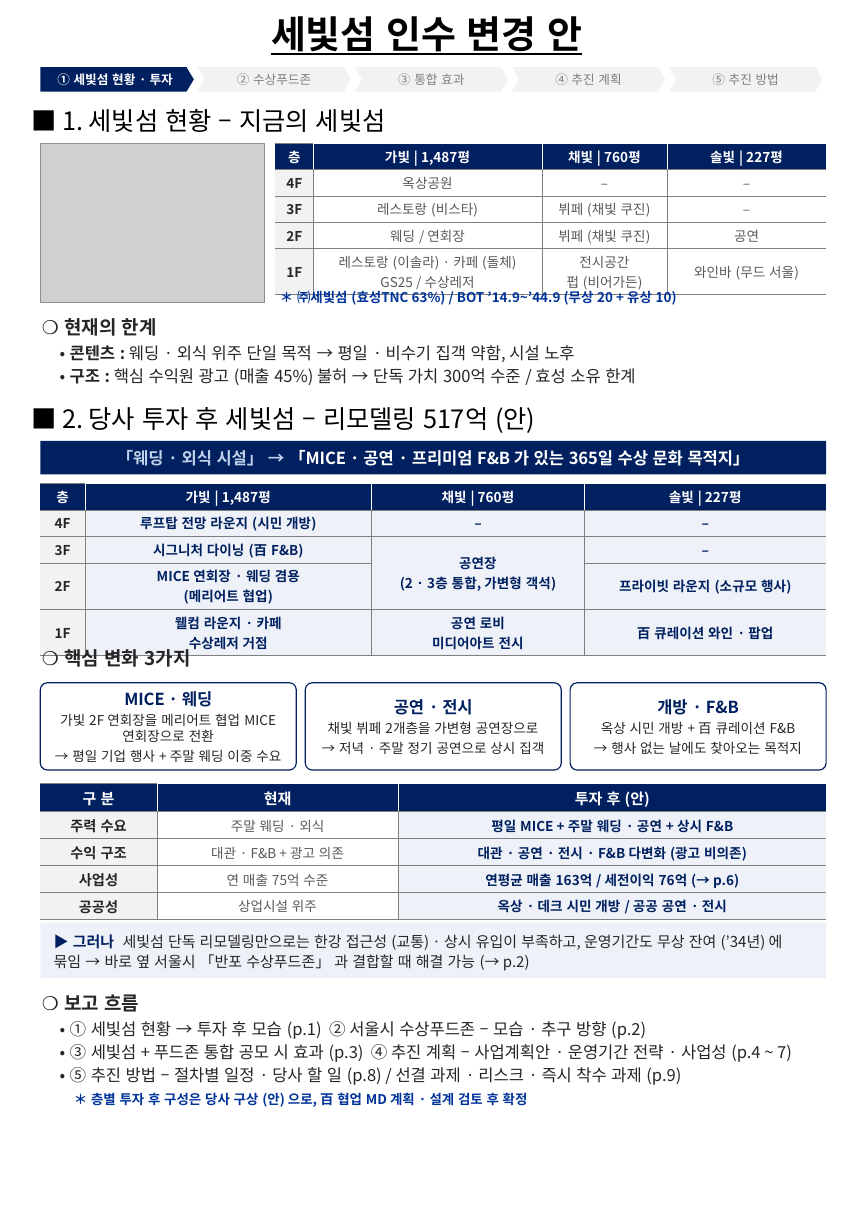
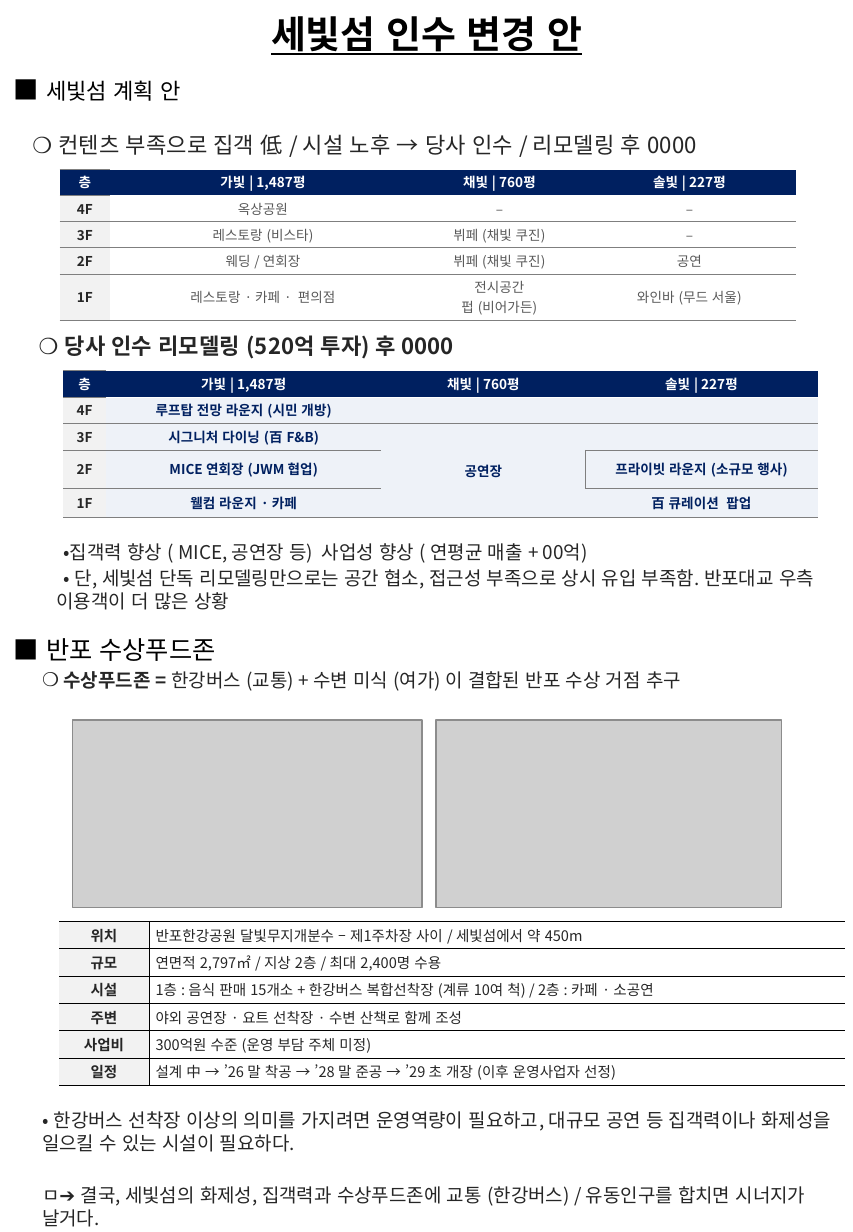
Before and after one commit to ukyung8822/test1, a slide deck: slide 1 of 세빛섬_인수변경안_보완.pptx. Drawn at 853x1232 pixels with LibreOffice and Linux fonts; fonts in the diff are those of the drawing; grey boxes stand for pictures; background and template pictures are left out. Boxes give left, top, right and bottom in pixels: in the first picture for what was removed or moved away, otherwise in the second. Text is boxed around its words. In the diff, an @@ line names an element or a change of style, - is before the commit and + after.

```diff
--- a/세빛섬_인수변경안_보완.pptx
+++ b/세빛섬_인수변경안_보완.pptx
@@ pentagon arrow removed at (40, 67, 193, 92) @@
-① 세빛섬 현황 · 투자
@@ text at (42, 80, 831, 1227): text changed; size 16 to 12 pt; text colour #000000 to #262626 @@
-■ 1. 세빛섬 현황 – 지금의 세빛섬
+■ 세빛섬 계획 안
+❍ 컨텐츠 부족으로 집객 低 / 시설 노후 → 당사 인수 / 리모델링 후 0000
+❍ 당사 인수 리모델링 (520억 투자) 후 0000
+•집객력 향상 ( MICE, 공연장 등) 사업성 향상 ( 연평균 매출 + 00억)
+• 단, 세빛섬 단독 리모델링만으로는 공간 협소, 접근성 부족으로 상시 유입 부족함. 반포대교 우측 이용객이 더 많은 상황
+■ 반포 수상푸드존
+❍ 수상푸드존 = 한강버스 (교통) + 수변 미식 (여가) 이 결합된 반포 수상 거점 추구
+• 한강버스 선착장 이상의 의미를 가지려면 운영역량이 필요하고, 대규모 공연 등 집객력이나 화제성을 일으킬 수 있는 시설이 필요하다.
+ㅁ➔ 결국, 세빛섬의 화제성, 집객력과 수상푸드존에 교통 (한강버스) / 유동인구를 합치면 시너지가 날거다.
@@ chevron removed at (198, 67, 351, 92) @@
-② 수상푸드존
@@ chevron removed at (355, 67, 508, 92) @@
-③ 통합 효과
@@ chevron removed at (512, 67, 665, 92) @@
-④ 추진 계획
@@ chevron removed at (669, 67, 822, 92) @@
-⑤ 추진 방법
@@ picture removed at (40, 143, 264, 303) @@
@@ table at (59, 168, 795, 319) @@
-row 5, column 2: 레스토랑 (이솔라) · 카페 (돌체) / GS25 / 수상레저
+row 5, column 2: 레스토랑 · 카페 · 편의점
@@ borders changed @@
@@ table: place and size @@
-table at (275, 143, 826, 296)
+table at (59, 168, 795, 319)
@@ text "＊ ㈜세빛섬 (효성TNC 63%) / ..." rewrapped from (297, 288, 677, 305) to (102, 569, 258, 1206) @@
@@ text removed at (64, 318, 635, 385) @@
-❍ 현재의 한계
-• 콘텐츠 : 웨딩 · 외식 위주 단일 목적 → 평일 · 비수기 집객 약함, 시설 노후
-• 구조 : 핵심 수익원 광고 (매출 45%) 불허 → 단독 가치 300억 수준 / 효성 소유 한계
@@ table at (64, 371, 819, 514) @@
-row 2, column 3: –
+row 2, column 3: 
-row 2, column 4: –
+row 2, column 4: 
-row 3, column 3: 공연장 / (2 · 3층 통합, 가변형 객석)
+row 3, column 3: 공연장
-row 3, column 4: –
+row 3, column 4: 
-row 4, column 2: MICE 연회장 · 웨딩 겸용 / (메리어트 협업)
+row 4, column 2: MICE 연회장 (JWM 협업)
-row 5: 1F | 웰컴 라운지 · 카페 / 수상레저 거점 | 공연 로비 / 미디어아트 전시 | 百 큐레이션 와인 · 팝업
+row 5: 1F | 웰컴 라운지 · 카페 |  | 百 큐레이션 팝업
@@ borders changed @@
@@ table: place and size @@
-table at (40, 483, 826, 654)
+table at (64, 371, 819, 514)
@@ text removed at (62, 407, 535, 433) @@
-■ 2. 당사 투자 후 세빛섬 – 리모델링 517억 (안)
@@ rectangle removed at (40, 441, 826, 475) @@
-「웨딩 · 외식 시설」 → 「MICE · 공연 · 프리미엄 F&B 가 있는 365일 수상 문화 목적지」
@@ text removed at (64, 646, 191, 667) @@
-❍ 핵심 변화 3가지
@@ rounded rectangle removed at (40, 682, 296, 770) @@
-MICE · 웨딩
-가빛 2F 연회장을 메리어트 협업 MICE 연회장으로 전환
-→ 평일 기업 행사 + 주말 웨딩 이중 수요
@@ rounded rectangle removed at (305, 682, 561, 770) @@
-공연 · 전시
-채빛 뷔페 2개층을 가변형 공연장으로
-→ 저녁 · 주말 정기 공연으로 상시 집객
@@ rounded rectangle removed at (570, 682, 826, 770) @@
-개방 · F&B
-옥상 시민 개방 + 百 큐레이션 F&B
-→ 행사 없는 날에도 찾아오는 목적지
@@ picture added at (73, 720, 422, 908) @@
@@ picture added at (436, 720, 780, 908) @@
@@ table removed at (40, 784, 826, 918), 5 rows, 3 columns @@
-구 분 | 현재 | 투자 후 (안)
-주력 수요 | 주말 웨딩 · 외식 | 평일 MICE + 주말 웨딩 · 공연 + 상시 F&B
-수익 구조 | 대관 · F&B + 광고 의존 | 대관 · 공연 · 전시 · F&B 다변화 (광고 비의존)
-사업성 | 연 매출 75억 수준 | 연평균 매출 163억 / 세전이익 76억 (→ p.6)
-공공성 | 상업시설 위주 | 옥상 · 데크 시민 개방 / 공공 공연 · 전시
@@ rectangle removed at (40, 922, 826, 978) @@
-▶ 그러나 세빛섬 단독 리모델링만으로는 한강 접근성 (교통) · 상시 유입이 부족하고, 운영기간도 무상 잔여 (’34년) 에 묶임 → 바로 옆 서울시 「반포 수상푸드존」 과 결합할 때 해결 가능 (→ p.2)
@@ table added at (59, 921, 845, 1084), 6 rows, 2 columns @@
+위치 | 반포한강공원 달빛무지개분수 – 제1주차장 사이 / 세빛섬에서 약 450m
+규모 | 연면적 2,797㎡ / 지상 2층 / 최대 2,400명 수용
+시설 | 1층 : 음식 판매 15개소 + 한강버스 복합선착장 (계류 10여 척) / 2층 : 카페 · 소공연
+주변 | 야외 공연장 · 요트 선착장 · 수변 산책로 함께 조성
+사업비 | 300억원 수준 (운영 부담 주체 미정)
+일정 | 설계 中 → ’26 말 착공 → ’28 말 준공 → ’29 초 개장 (이후 운영사업자 선정)
@@ text removed at (64, 994, 792, 1107) @@
-❍ 보고 흐름
-• ① 세빛섬 현황 → 투자 후 모습 (p.1) ② 서울시 수상푸드존 – 모습 · 추구 방향 (p.2)
-• ③ 세빛섬 + 푸드존 통합 공모 시 효과 (p.3) ④ 추진 계획 – 사업계획안 · 운영기간 전략 · 사업성 (p.4 ~ 7)
-• ⑤ 추진 방법 – 절차별 일정 · 당사 할 일 (p.8) / 선결 과제 · 리스크 · 즉시 착수 과제 (p.9)
-＊ 층별 투자 후 구성은 당사 구상 (안) 으로, 百 협업 MD 계획 · 설계 검토 후 확정
```
Also in this commit, not shown: 5 other slides changed, 1 slide removed.
